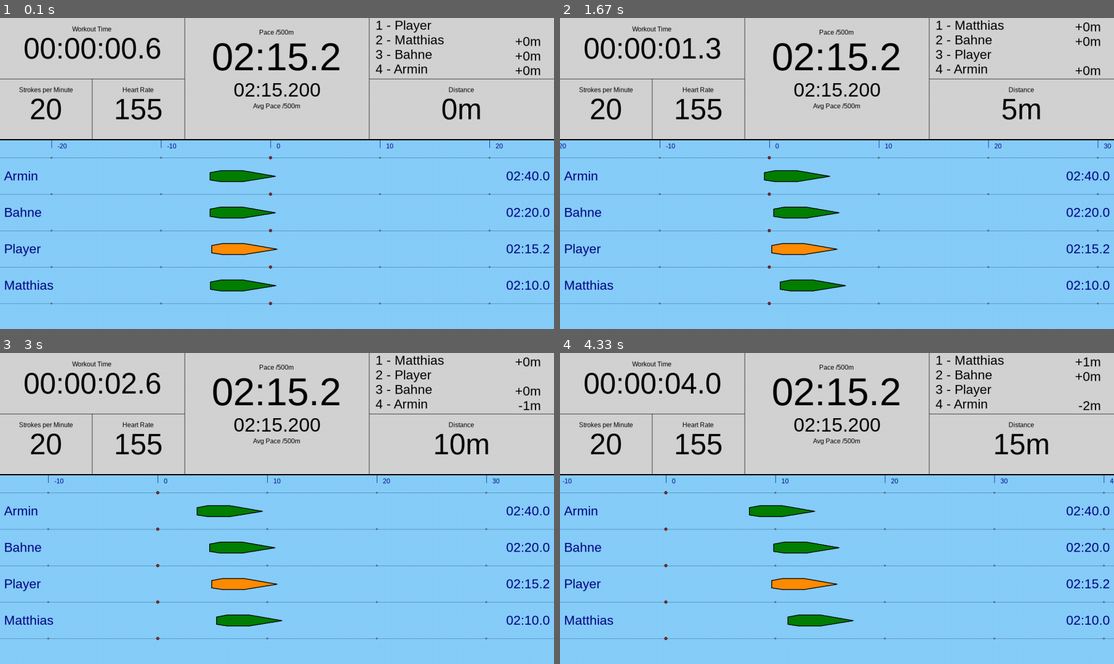
Above: before the commit, frames 1-4 (two rows, left to right).
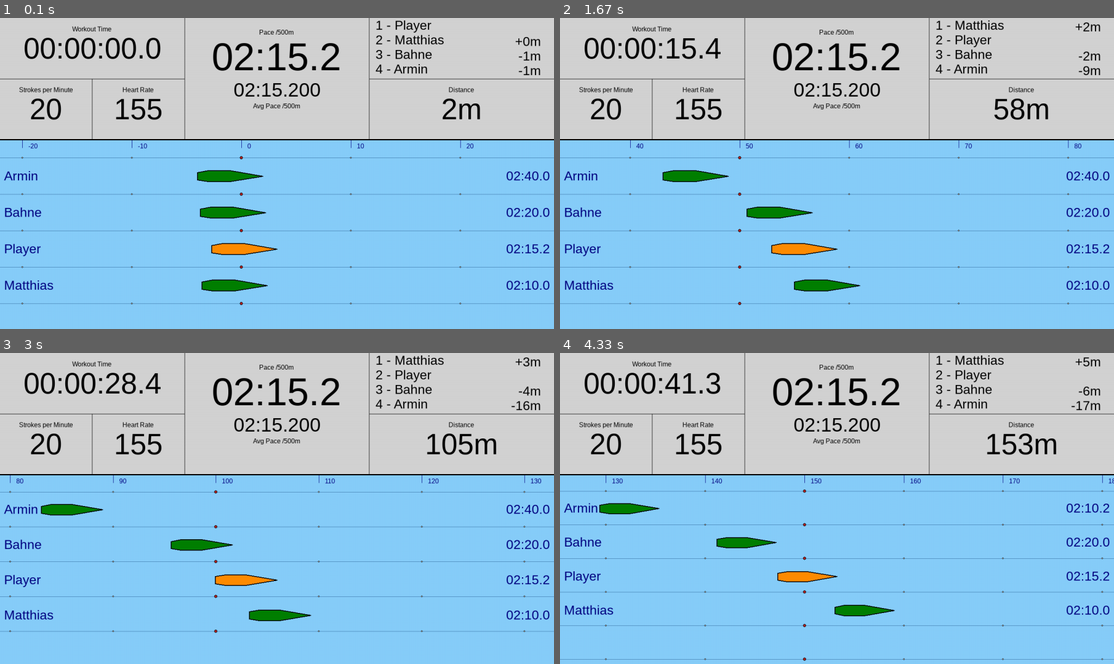
Above: after the commit, the same moments.

Repository: monsdar/dynrow
Game: pygame game, started from DynRow.py
The game is run twice, just before and just after one commit, with the same random seed, the same clock (stepped at 60 frames per second) and the same inputs. The source is Python 2; it was converted automatically to run under Python 3.
Inputs:
- Up to frame 1 (0.1 s): no input
- Up to frame 2 (1.67 s): no input
- Up to frame 3 (3 s): no input
- Up to frame 4 (4.33 s): no input

The runs differ from the first frame. In frame 1, 1.2% of the frame differs, in the area x 3-96%, y 6-93%; in frame 2, 2.7%; in frame 3, 6.5%; in frame 4, 7.7%, in the area x 0-100%, y 1-100%.

Commit message:
Added: Now using the ergometer time, not our self calculated time. This allows the user to pause on his ergometer and actually pause the simulation too. It also provides a better value when the application gets started (the ergo sometimes needs some time, while the old code already had started the simulation)

Diff:
--- a/Boats/BoatBoomerang.py
+++ b/Boats/BoatBoomerang.py
@@ -24,25 +24,23 @@
         self.offsetDist = self.distance
 
     def move(self, timeGone):
-        currentSec = int((timeGone / 1000.0) % 10)
+        currentSec = int((timeGone) % 10)
         if( currentSec != self.lastSecCheck ):
             #if the boat is out of the given distance change the pace get back to the player
             distToPlayer = self.distance - ErgStats.distance
+
             if(distToPlayer > self.boomerDistance and (not self.pace >= ErgStats.pace) ):
-                print "Slower!"
-                self.changePace(ErgStats.pace + 5.0)
+                self.changePace(ErgStats.pace + 5.0) #check if we need to row slower
             elif(distToPlayer < -self.boomerDistance and (not self.pace <= ErgStats.pace) ):
-                print "Faster!"
-                self.changePace(ErgStats.pace - 5.0)
+                self.changePace(ErgStats.pace - 5.0) #or faster
             elif((distToPlayer <= 1.0) and (distToPlayer >= -1.0) and (not self.pace == self.originalPace)):
-                print "Original Pace!"
-                self.changePace(self.originalPace)
+                self.changePace(self.originalPace) #or get back to the original pace
             self.lastSecCheck = currentSec
 
         self.currentTime = timeGone
         strokesPerSecond = self.spm / 60.0
         velocity = 500.0 / self.pace
 
-        timeGoneMs = ((timeGone - self.offsetTime) / 1000.0) #time is given in milliseconds, we need seconds
-        timeCalc = timeGoneMs + self.amplitude * -math.sin(timeGoneMs * strokesPerSecond * 2.0 * math.pi)
+        timeGoneOffset = (timeGone - self.offsetTime) #calc the offset onto the time
+        timeCalc = timeGoneOffset + self.amplitude * -math.sin(timeGoneOffset * strokesPerSecond * 2.0 * math.pi)
         self.distance = self.offsetDist + (velocity * timeCalc)
--- a/Boats/BoatConstant.py
+++ b/Boats/BoatConstant.py
@@ -24,6 +24,6 @@
         strokesPerSecond = self.spm / 60.0
         velocity = 500.0 / self.pace
 
-        timeGoneMs = ((timeGone - self.offsetTime) / 1000.0) #time is given in milliseconds, we need seconds
-        timeCalc = timeGoneMs + self.amplitude * -math.sin(timeGoneMs * strokesPerSecond * 2.0 * math.pi)
+        timeGoneOffset = (timeGone - self.offsetTime) #apply theo ffset onto the time
+        timeCalc = timeGoneOffset + self.amplitude * -math.sin(timeGoneOffset * strokesPerSecond * 2.0 * math.pi)
         self.distance = self.offsetDist + (velocity * timeCalc)
--- a/DynRow.py
+++ b/DynRow.py
@@ -12,7 +12,7 @@
 
 def gameLoop(timeGone):
     playground.update(timeGone)
-    ui.update(playground, timeGone)
+    ui.update(playground)
 
 def main():
     # The Concept2-boat needs to get initialized
--- a/PyRow/ErgStats.py
+++ b/PyRow/ErgStats.py
@@ -18,6 +18,7 @@
     power = 150    #Power in Watts
     calories = 0   #Calories burned away
     heartrate = 155#Heartrate
+    time = 0.0     #the time of the ergometer, this is important to use because it pauses if the user pauses etc
 
     numQueries = 0 #the number of queries done to the ergometer. This is needed e.g. to calc the average pace
 
@@ -57,6 +58,7 @@
             ErgStats.calhr = monitor['calhr']
             ErgStats.calories = monitor['calories']
             ErgStats.heartrate = monitor['heartrate']
+            ErgStats.time = monitor['time']
 
         except:
             #print "Error receiving monitor status"
@@ -70,5 +72,10 @@
 
         #TODO: This is just for testing purposes. It simulates a moving boat by increasing the distance every cycle
         if (ErgStats.erg == None):
-            ErgStats.distance += (0.0591715976331361)
+            #assuming stable 62.5 FPS
+            #NOTE: The following plays the simulation at 10x speed
+            ErgStats.distance += (0.0591715976331361) * 10.0
+            ErgStats.time += 0.016 * 10.0
+            #ErgStats.distance += (0.0591715976331361)
+            #ErgStats.time += 0.016
             return
--- a/UI/PyGameUi.py
+++ b/UI/PyGameUi.py
@@ -34,7 +34,6 @@
         self.currentDistance = 0.0
 
         self.callbacks = [] #the callbacks which are called every cycle
-        self.starttime = 0
         self.lastFpsUpdate = 0 #used to update the FPS every now and then
 
         #init PyGame
@@ -64,10 +63,6 @@
         self.font72 = pygame.font.SysFont('Arial', 72)
         self.font96 = pygame.font.SysFont('Arial', 96)
 
-    def getTimestamp(self):
-        curr = datetime.now()
-        return curr.day * 24 * 60 * 1000 * 1000 + curr.hour * 60 * 1000 * 1000 + curr.minute * 60 * 1000 + curr.second * 1000 + curr.microsecond / 1000
-
     def run(self):
         #Loop until the user clicks the close button.
         done = False
@@ -80,26 +75,17 @@
             for event in pygame.event.get(): # User did something
                 if (event.type == pygame.QUIT) or (event.type is pygame.KEYDOWN and event.key == pygame.K_ESCAPE):
                     done=True # Flag that we are done so we exit this loop
-                    continue #Why waste time to paint one last time?
 
             # Clear the screen and set the screen background
             self.screen.fill(LIGHTSTEELBLUE)
 
-            #if time hasn't been set yet, do it now
-            if(self.starttime == 0):
-                self.starttime = self.getTimestamp()
-
-            #calc how much time has been gone
-            currTime = self.getTimestamp()
-            timeGone = currTime - self.starttime
-
             #update the FPS every second in the window-title (updating too often costs too much performance)
-            if not (int(timeGone/1000.0) == self.lastFpsUpdate):
+            if not (int(ErgStats.time) == self.lastFpsUpdate):
                 pygame.display.set_caption("%3.2f FPS" % clock.get_fps())
-                self.lastFpsUpdate = int(timeGone/1000.0)
+                self.lastFpsUpdate = int(ErgStats.time)
 
             for cb in self.callbacks:
-                cb(timeGone)
+                cb(ErgStats.time)
 
             # Go ahead and update the screen with what we've drawn.
             # This MUST happen after all the other drawing commands.
@@ -108,7 +94,7 @@
         #Quit everything after the GameLoop ends
         pygame.quit()
 
-    def update(self, playground, timeGone):
+    def update(self, playground):
         #Get the current distance from the player boat
         self.currentDistance = playground.getPlayerBoat().distance
         self.adjustDistance(playground.boats, self.currentDistance)
@@ -119,7 +105,7 @@
         self.updateBoats(playground.boats)
 
         #update the stat section
-        self.updateStats(playground, timeGone)
+        self.updateStats(playground)
 
     def adjustDistance(self, boats, distance):
         #check the distance from player to the first boat
@@ -152,7 +138,7 @@
             self.sceneStartOffset = -(self.sceneRange/2)
             self.sceneEndOffset = self.sceneRange
 
-    def updateStats(self, playground, timeGone):
+    def updateStats(self, playground):
         self.screen.fill(LIGHTGREY, [[0, 0], [self.width, self.statPanelHeight]])
         pygame.draw.line(self.screen, BLACK, [0, self.statPanelHeight],[self.width, self.statPanelHeight], 3)
 
@@ -170,8 +156,9 @@
         pygame.draw.line(self.screen, BLACK, [rightDividerX, rightHeightDivider],[self.width, rightHeightDivider], 1)
 
         #display the workout time
-        #NOTE: We're using our own timeGone here instead of the one delivered by the ergometer. I'm not sure if this brings up problems
-        txt = "%.2i:%.2i:%.2i.%.1i" % (int((timeGone/3600000)%24), int((timeGone/60000)%60), int((timeGone/1000)%60), int((timeGone/10)%10) )
+        #use the time given by ergometer, it pauses when the player pauses etc
+        timeGone = ErgStats.time
+        txt = "%.2i:%.2i:%.2i.%.1i" % (int((timeGone/3600)%24), int((timeGone/60)%60), int((timeGone)%60), int((timeGone * 100)%10) )
         timeTxt = self.font72.render(txt, True, BLACK)
         #NOTE: outcommented the generic approach here because it wasn't in a fixed position (text would jitter left and right)
         #timePosX = leftDividerX/2 - (timeTxt.get_size()[0] / 2.0)
